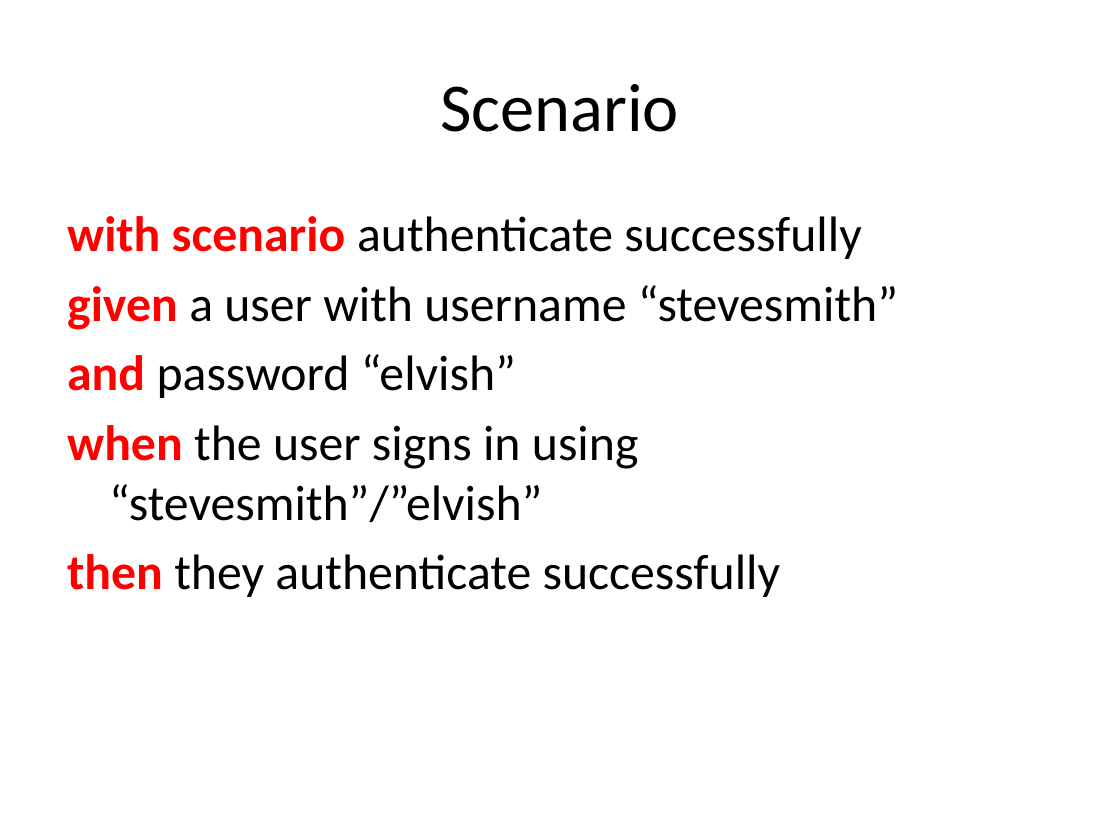
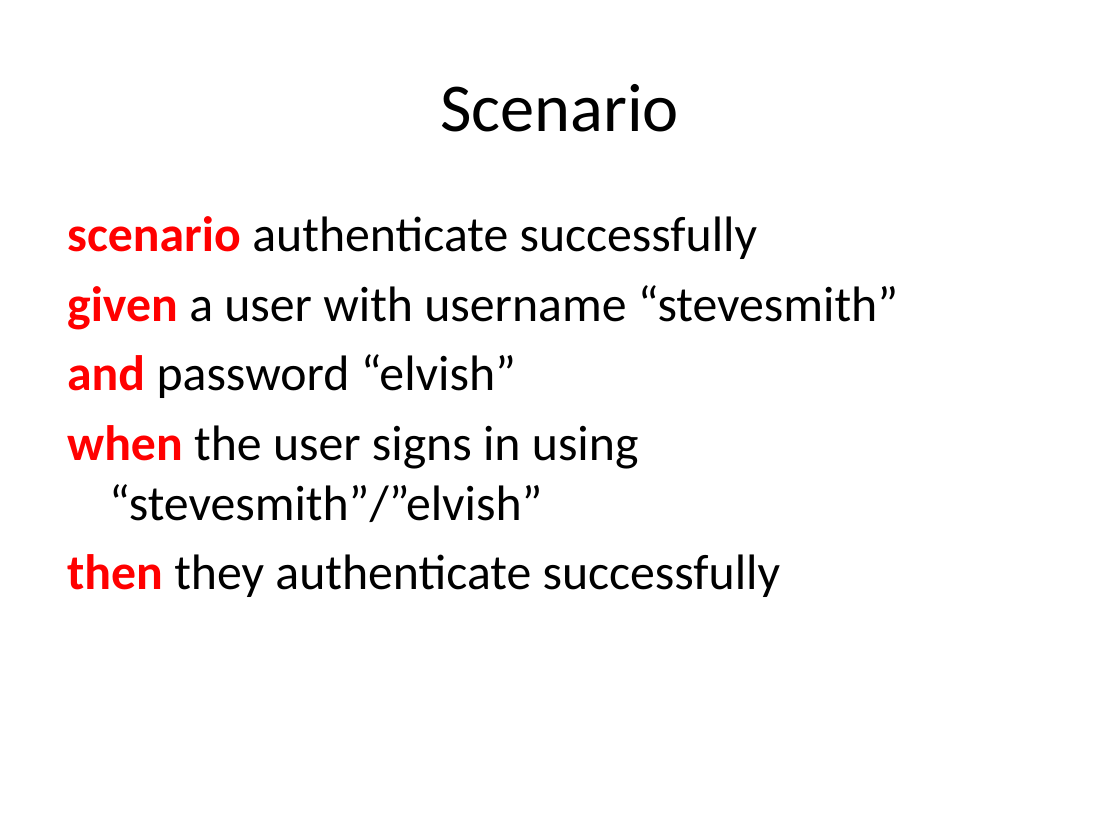
Before and after one commit to liammclennan/Liam-s-Presentations, a slide deck: slide 10 of storyq/Behaviour-Driven Development.pptx (slide 8 before the commit). Drawn at 1120x840 pixels with LibreOffice and Linux fonts; fonts in the diff are those of the drawing. Boxes give left, top, right and bottom in pixels: in the first picture for what was removed or moved away, otherwise in the second. Text is boxed around its words. In the diff, an @@ line names an element or a change of style, - is before the commit and + after.

```diff
--- a/storyq/Behaviour-Driven Development.pptx
+++ b/storyq/Behaviour-Driven Development.pptx
@@ text at (67,216,758,259): text changed @@
-with scenario authenticate successfully
+scenario authenticate successfully
```
Also in this commit, not shown: 1 other slide changed, 2 slides added.
